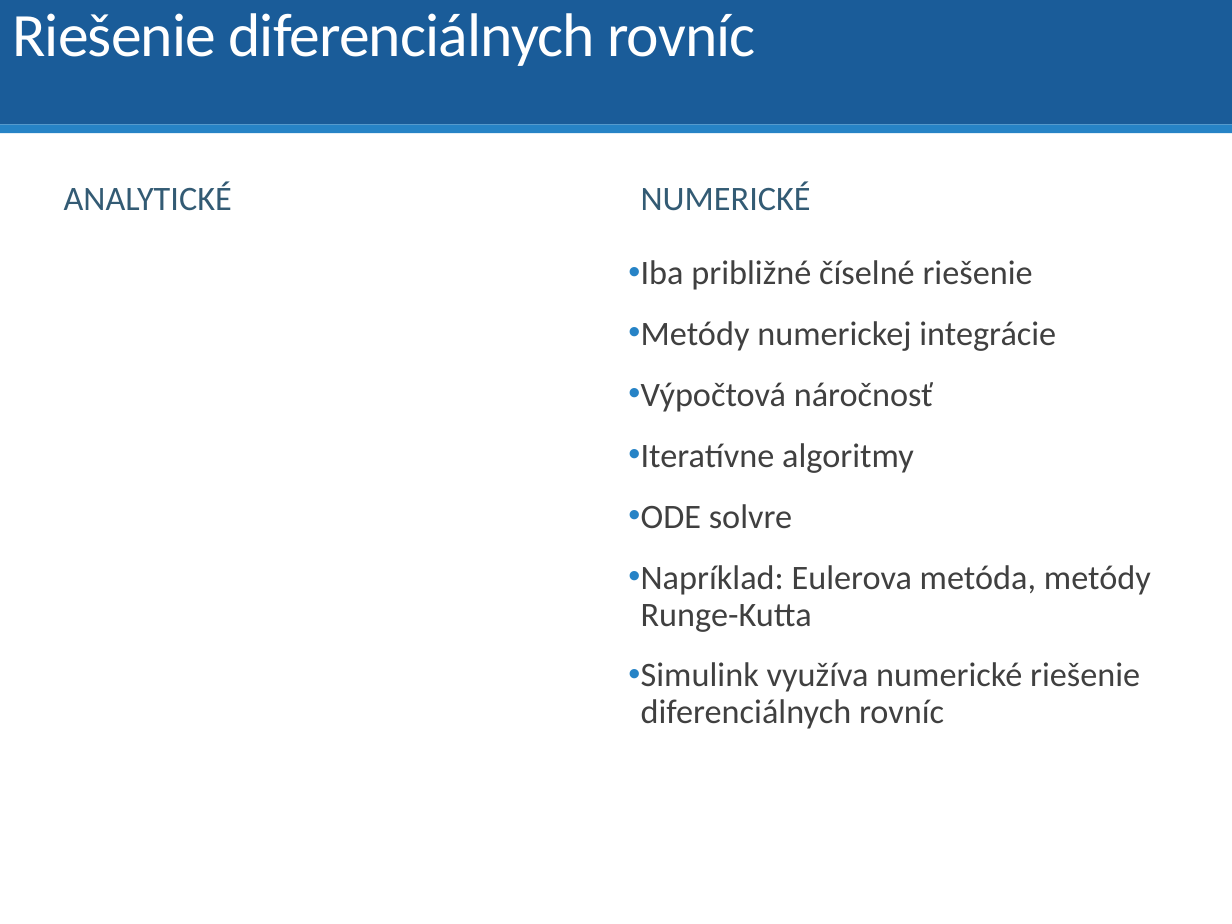
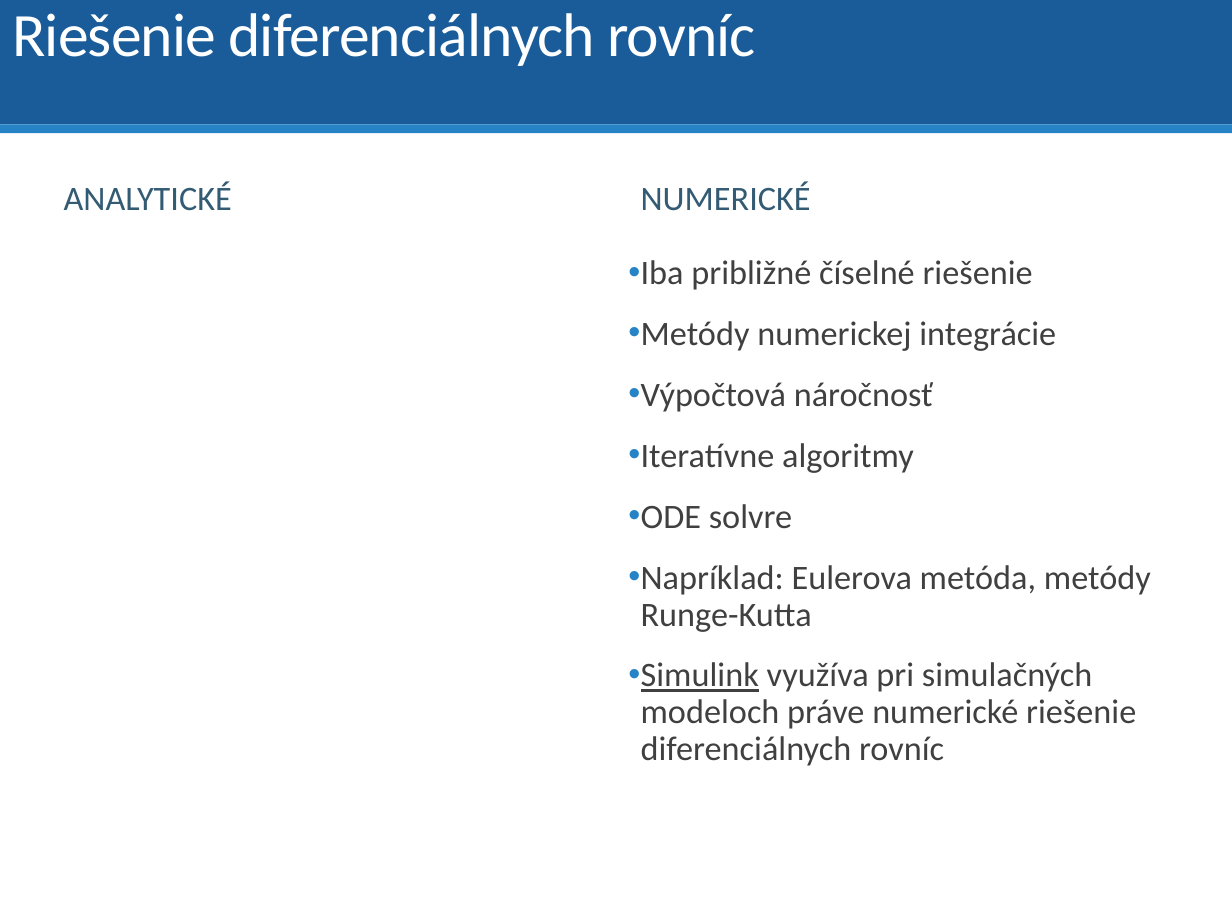
Before and after one commit to dodekm/TeamProjektKybernetika, a slide deck: slide 7 of Nove prednasky/P01_dynamika_dif_rovnice_LPT_prenosova_funkcia_modelovanie.pptx. Drawn at 1232x924 pixels with LibreOffice and Linux fonts; fonts in the diff are those of the drawing; grey boxes stand for pictures. Boxes give left, top, right and bottom in pixels: in the first picture for what was removed or moved away, otherwise in the second. Text is boxed around its words. In the diff, an @@ line names an element or a change of style, - is before the commit and + after.

```diff
--- a/Nove prednasky/P01_dynamika_dif_rovnice_LPT_prenosova_funkcia_modelovanie.pptx
+++ b/Nove prednasky/P01_dynamika_dif_rovnice_LPT_prenosova_funkcia_modelovanie.pptx
@@ text at [641, 662, 1136, 766]: text changed @@
-• Simulink využíva numerické riešenie diferenciálnych rovníc
+• Simulink využíva pri simulačných modeloch práve numerické riešenie diferenciálnych rovníc
```
Also in this commit, not shown: 14 other slides changed, 4 slides added.
